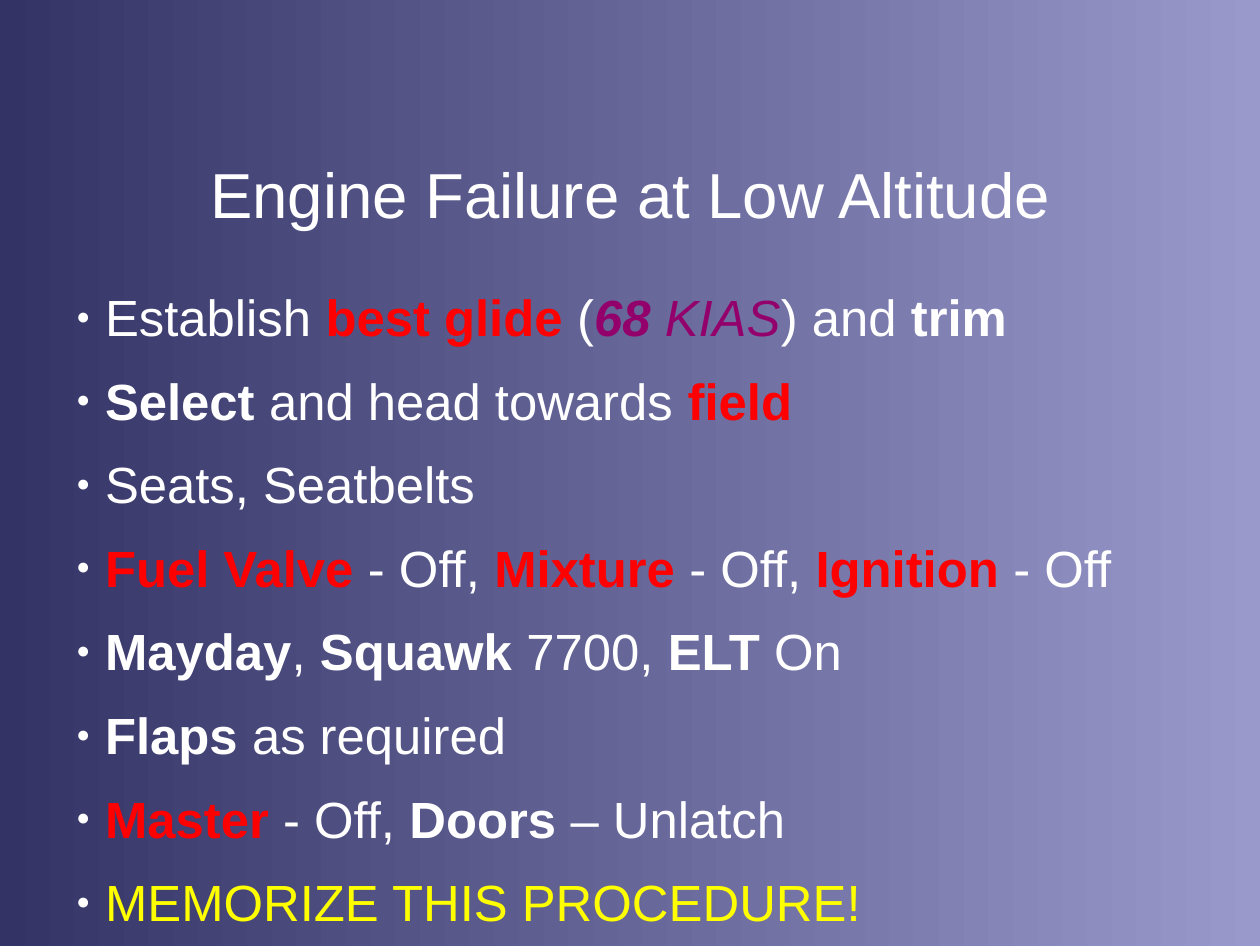
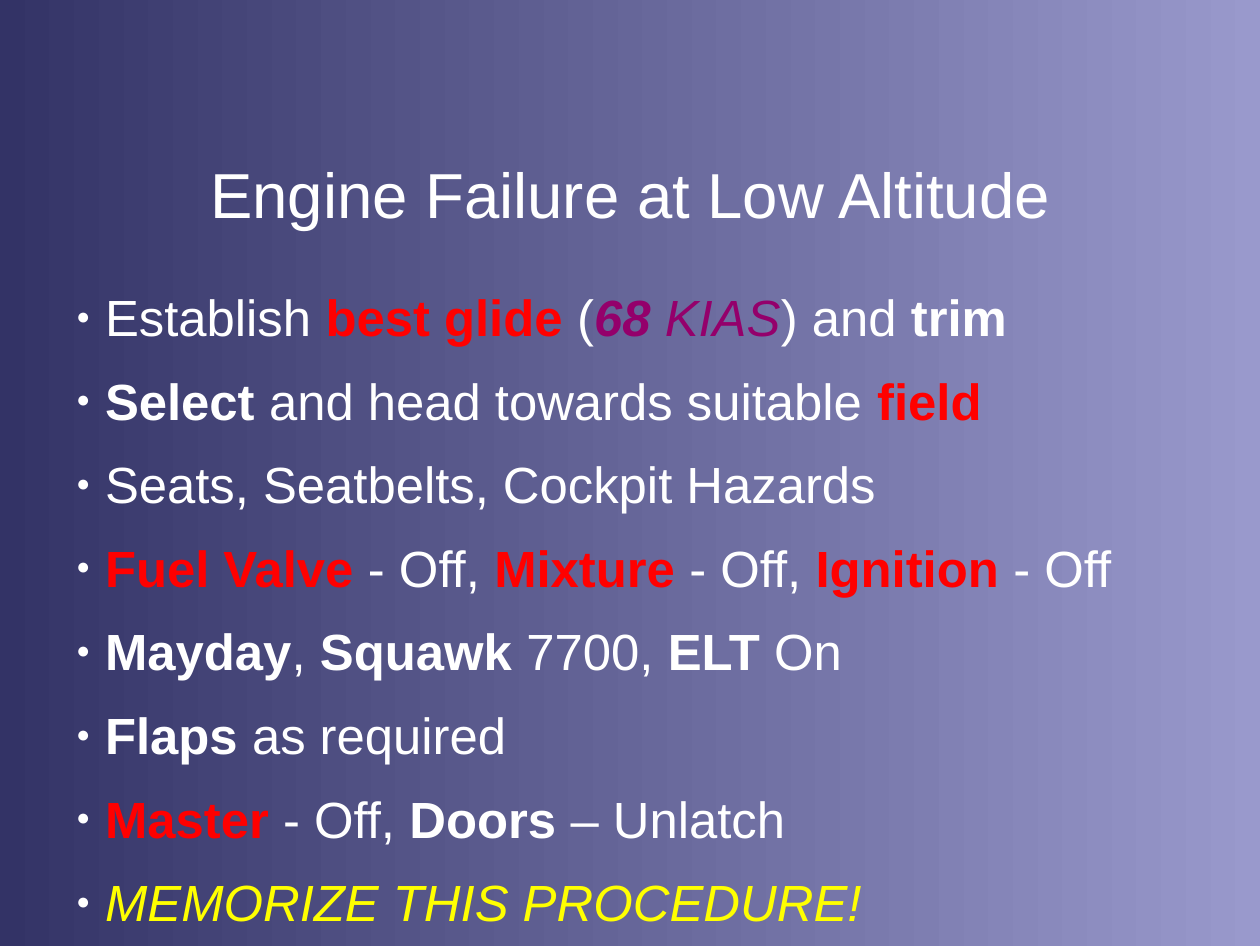
Before and after one commit to stephanheinemann/flight, a slide deck: slide 6 of FI/ForcedLanding/ForcedLanding.odp. Drawn at 1260x946 pixels with LibreOffice and Linux fonts; fonts in the diff are those of the drawing; background and template pictures are left out. Boxes give left, top, right and bottom in pixels: in the first picture for what was removed or moved away, otherwise in the second. Text is boxed around its words. In the diff, an @@ line names an element or a change of style, - is before the commit and + after.

```diff
--- a/FI/ForcedLanding/ForcedLanding.odp
+++ b/FI/ForcedLanding/ForcedLanding.odp
@@ text at <box>105,383,981,514</box>: text changed @@
-● Select and head towards field
-● Seats, Seatbelts
+● Select and head towards suitable field
+● Seats, Seatbelts, Cockpit Hazards
@@ text at <box>105,885,862,922</box>: italic on in "MEMORIZE THIS PROCEDURE!" @@
```
Also in this commit, not shown: 9 other slides changed, 2 slides added, 7 slides removed, 7 other files.
